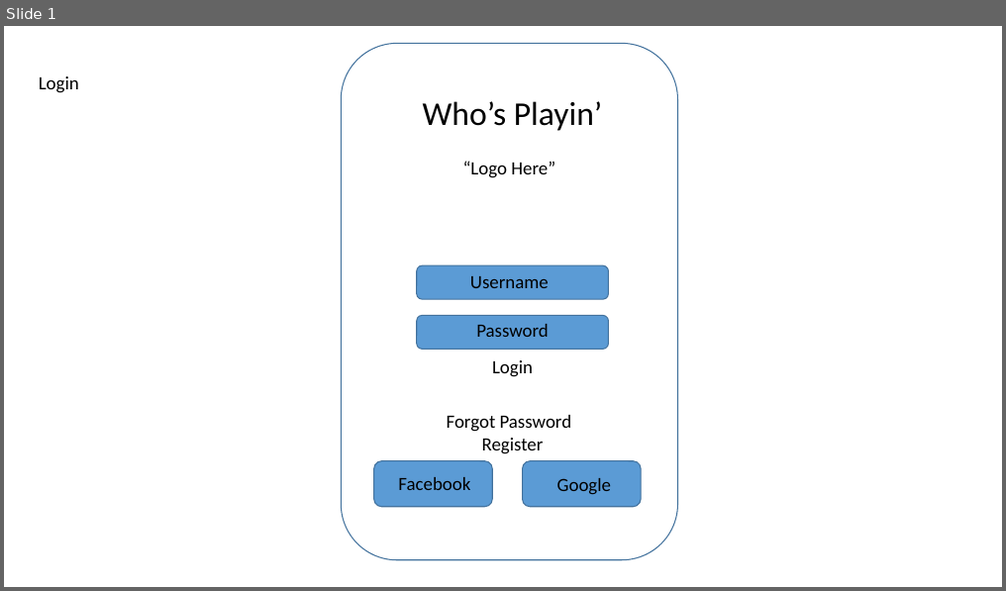
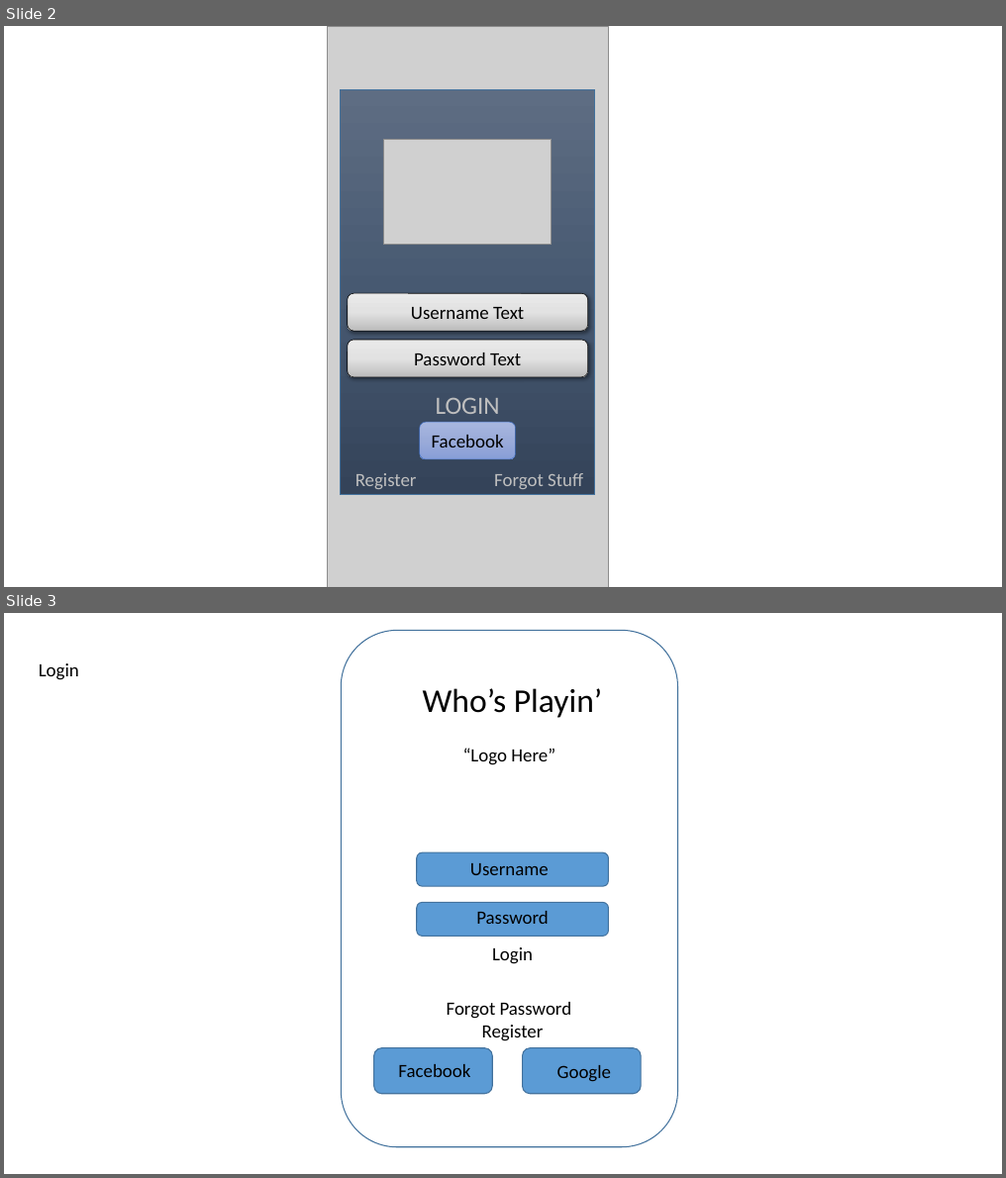
Before and after one commit to gfoudree/whosplayin, a slide deck: Storyboard Design.pptx. Shown one above the other, each under a label of ours: slide 1 before the commit, slides 2 and 3 after it. The pictures are 1006x591 and 1006x1178 pixels, drawn with LibreOffice and Linux fonts; fonts in the diff are those of the drawing; grey boxes stand for pictures. Boxes give left, top, right and bottom in pixels: in the first picture for what was removed or moved away, otherwise in the second. Text is boxed around its words. In the diff, an @@ line names an element or a change of style, - is before the commit and + after.

Commit message:
Updated Login Page
Login page looks better and added templates for Android phone

```diff
--- a/Storyboard Design.pptx
+++ b/Storyboard Design.pptx
@@ slide 2 added at [4,26,1002,587], background #FFFFFF @@
@@ picture added at [328,26,609,587] @@
@@ rectangle added at [341,89,595,494], fill gradient #5E6D85 to #495A73 to #35445A, outline #43739E 1 pt, 24 pt, text #BFBFBF @@
+LOGIN
@@ picture added at [383,139,551,245] @@
@@ rounded rectangle added at [348,294,588,332], fill gradient #EBEAEA to #E4E3E3 to #BDBCBC, outline #000000 0.5 pt, 18 pt, text #000000 @@
+Username Text
@@ rounded rectangle added at [348,340,588,377], fill gradient #EBEAEA to #E4E3E3 to #BDBCBC, outline #000000 0.5 pt, 18 pt, text #000000 @@
+Password Text
@@ rounded rectangle added at [420,422,515,460], fill gradient #A8B7DF to #9AABD9 to #889ED7, outline #4472C4 0.5 pt, 18 pt, text #000000 @@
+Facebook
@@ text added at [355,473,417,489], 18 pt, text #BFBFBF @@
+Register
@@ text added at [494,473,583,489], 18 pt, text #BFBFBF @@
+Forgot Stuff
@@ what was slide 1 is now slide 3 @@
```
Also in this commit, not shown: 1 other slide added, 1 slide removed, 1 other file.
